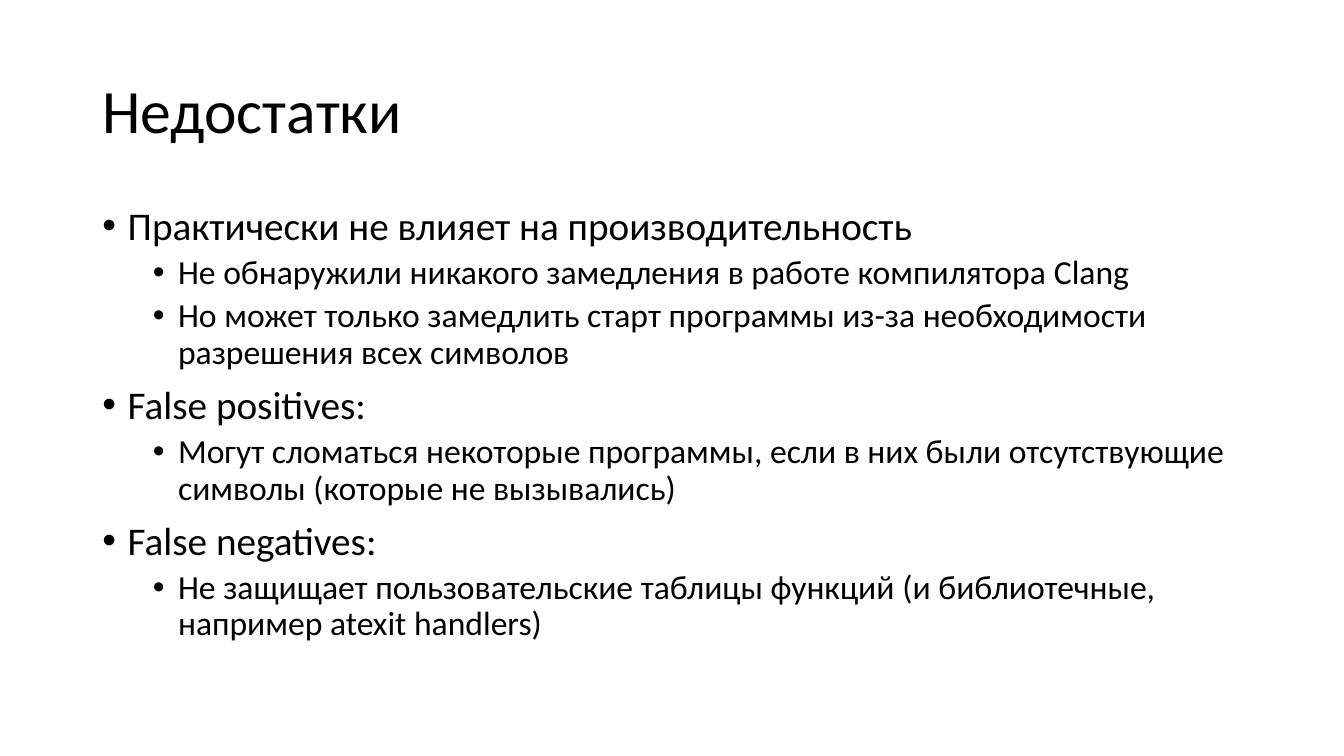
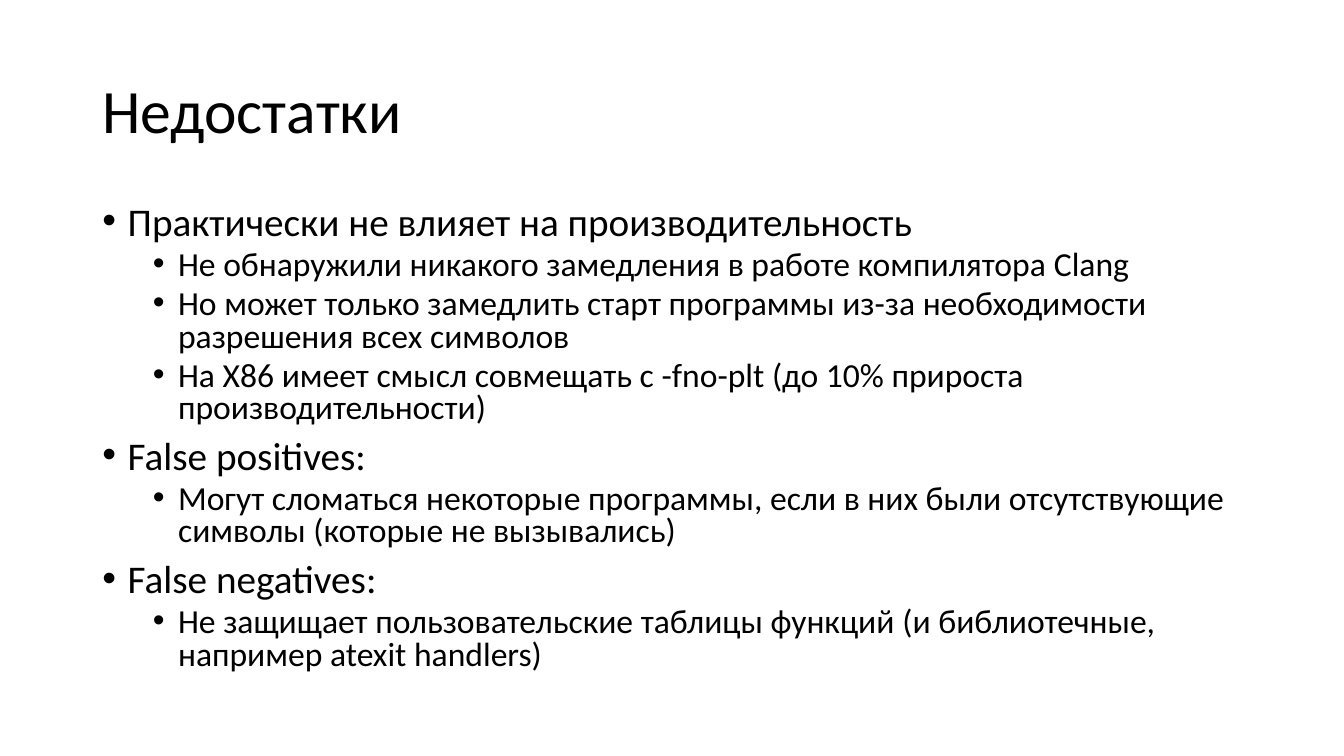
Before and after one commit to yugr/slides, a slide deck: slide 55 of CppZeroCost/2025/RU.pptx. Drawn at 1344x756 pixels with LibreOffice and Linux fonts; fonts in the diff are those of the drawing. Boxes give left, top, right and bottom in pixels: in the first picture for what was removed or moved away, otherwise in the second. Text is boxed around its words. In the diff, an @@ line names an element or a change of style, - is before the commit and + after.

```diff
--- a/CppZeroCost/2025/RU.pptx
+++ b/CppZeroCost/2025/RU.pptx
@@ text at [128,211,1224,672]: line spacing 0.9 to 0.8 @@
@@ text at [178,362,1024,425]: paragraph added @@
+  • На X86 имеет смысл совмещать с -fno-plt (до 10% прироста производительности)
```
Also in this commit, not shown: 3 other slides changed, 3 other files.
